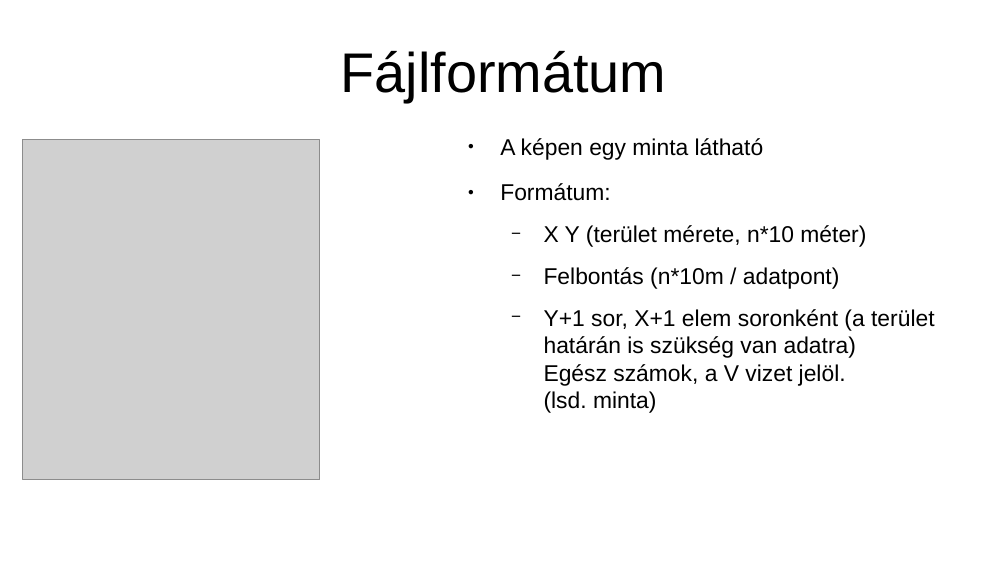
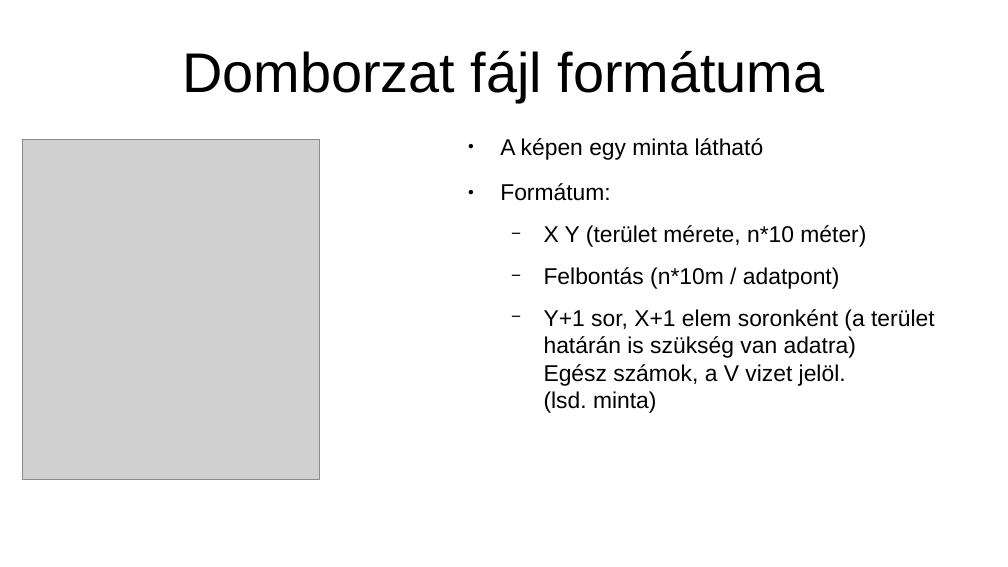
Before and after one commit to marton200472/TrajectoryCalculator, a slide deck: slide 6 of felh_dok.odp. Drawn at 1008x567 pixels with LibreOffice and Linux fonts; fonts in the diff are those of the drawing; grey boxes stand for pictures. Boxes give left, top, right and bottom in pixels: in the first picture for what was removed or moved away, otherwise in the second. Text is boxed around its words. In the diff, an @@ line names an element or a change of style, - is before the commit and + after.

```diff
--- a/felh_dok.odp
+++ b/felh_dok.odp
@@ title at box(182, 51, 825, 102): text changed @@
-Fájlformátum
+Domborzat fájl formátuma
```
Also in this commit, not shown: 2 slides added, 28 other files.
